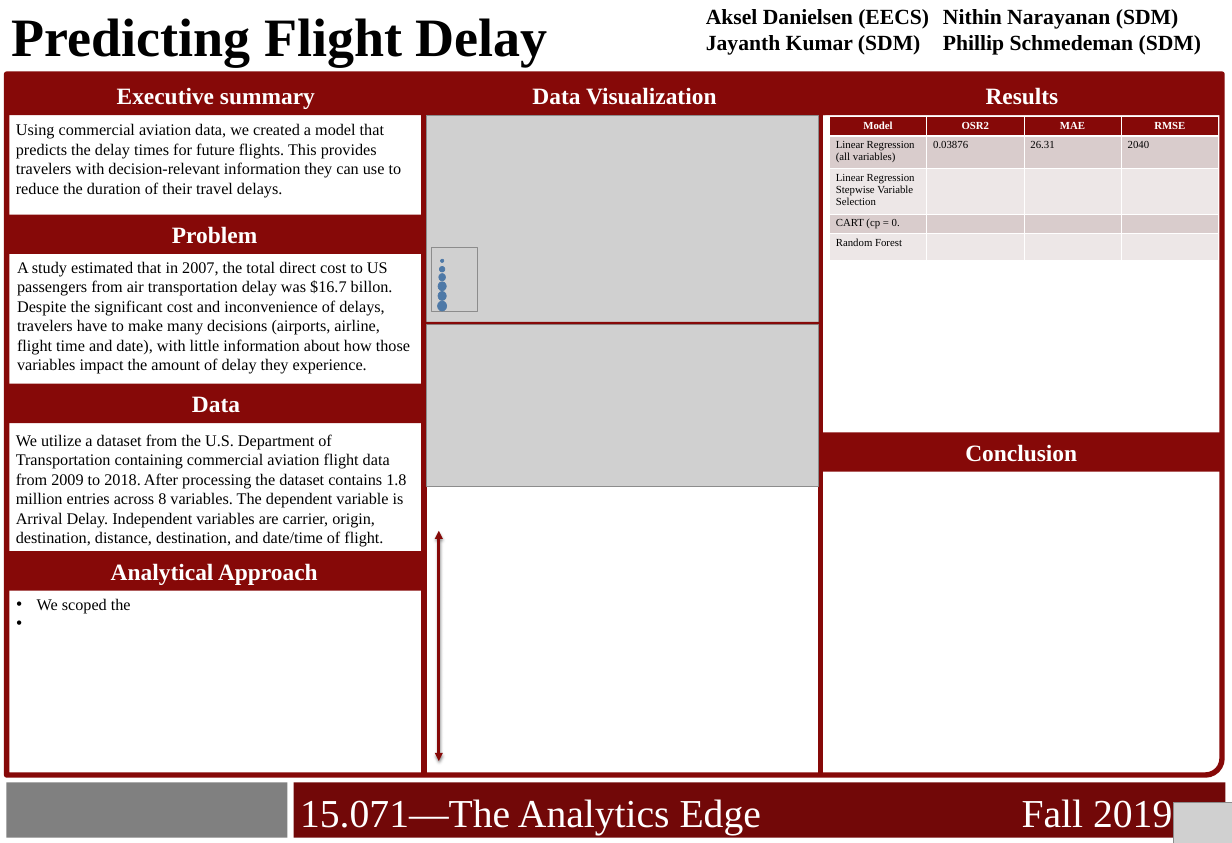
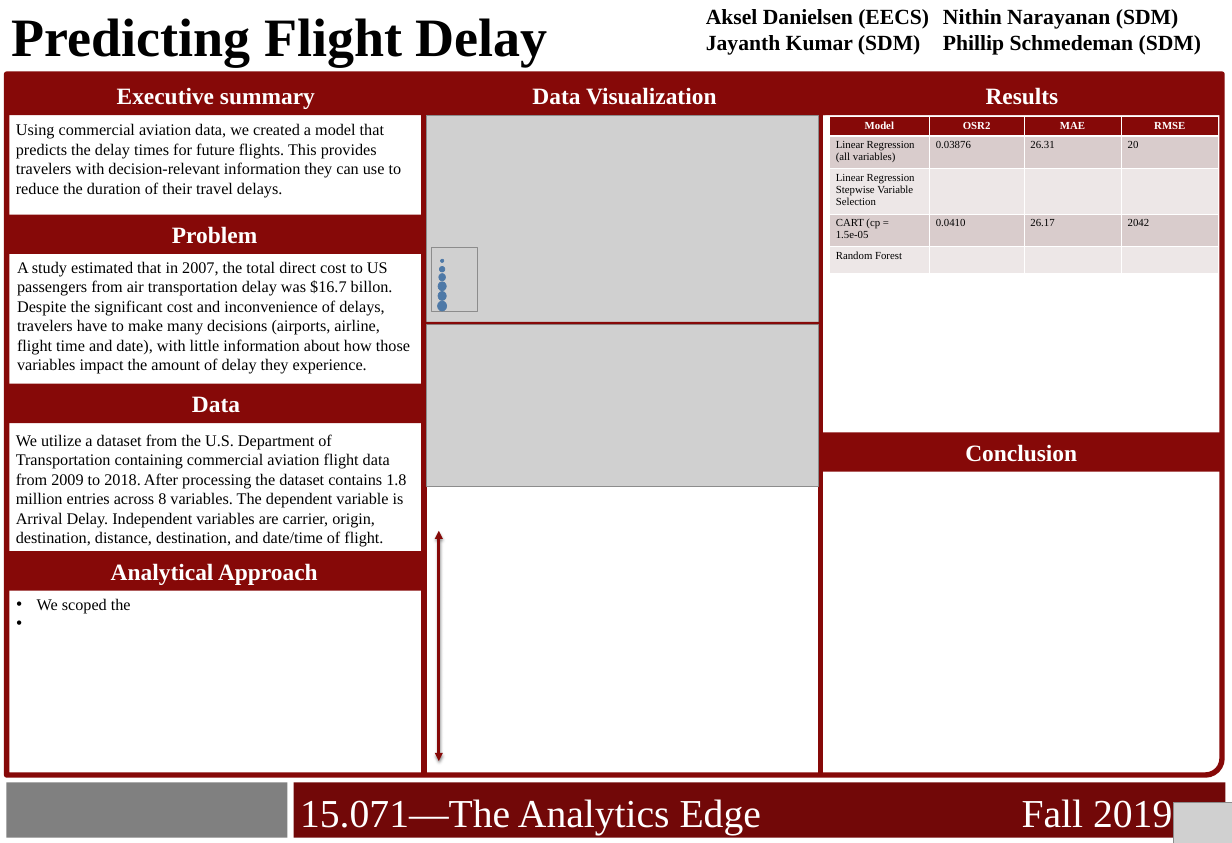
Before and after one commit to akselsd/MIT-15.071-Project, a slide deck: slide 2 of TM12_15.071_Term_Project_Poster.pptx. Drawn at 1232x843 pixels with LibreOffice and Linux fonts; fonts in the diff are those of the drawing; grey boxes stand for pictures; background and template pictures are left out. Boxes give left, top, right and bottom in pixels: in the first picture for what was removed or moved away, otherwise in the second. Text is boxed around its words. In the diff, an @@ line names an element or a change of style, - is before the commit and + after.

```diff
--- a/TM12_15.071_Term_Project_Poster.pptx
+++ b/TM12_15.071_Term_Project_Poster.pptx
@@ table at bbox=[829, 117, 1218, 263] @@
-row 2, column 4: 2040
+row 2, column 4: 20
-row 4: CART (cp = 0. |  |  | 
+row 4: CART (cp = 1.5e-05 | 0.0410 | 26.17 | 2042
```
Also in this commit, not shown: 2 other files.
